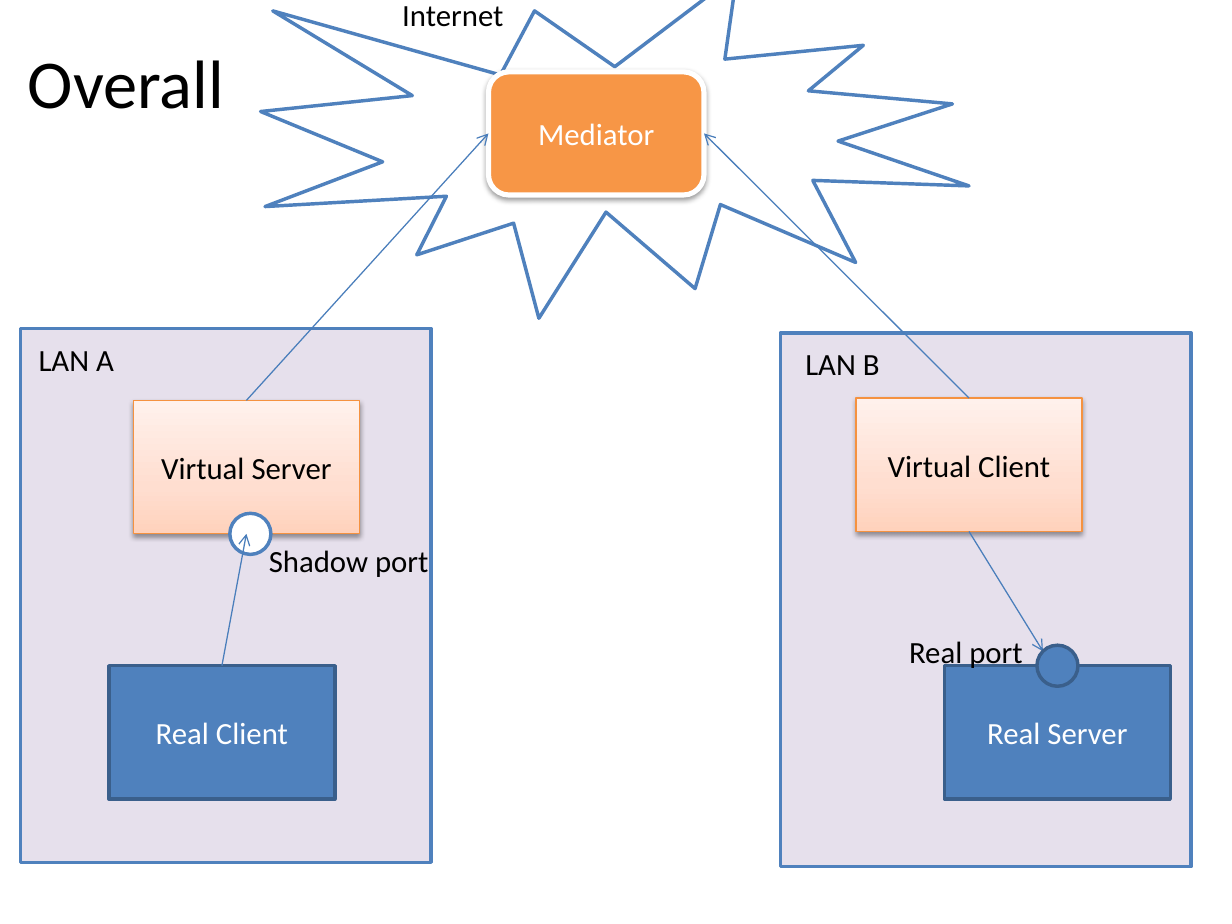
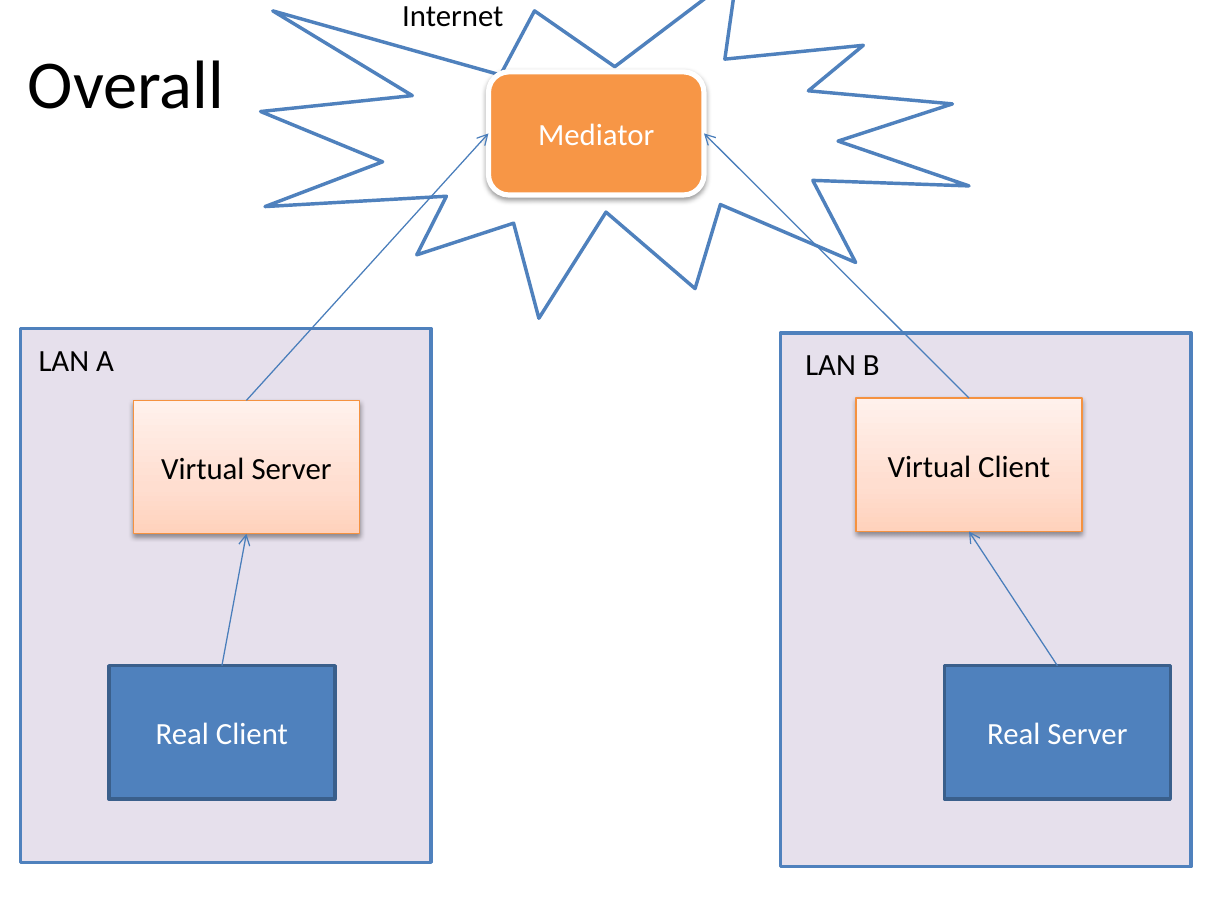
Before and after one commit to kouxing2000/ShadowPort, a slide deck: slide 1 of doc/shadow_port.pptx. Drawn at 1232x924 pixels with LibreOffice and Linux fonts; fonts in the diff are those of the drawing. Boxes give left, top, right and bottom in pixels: in the first picture for what was removed or moved away, otherwise in the second. Text is boxed around its words. In the diff, an @@ line names an element or a change of style, - is before the commit and + after.

```diff
--- a/doc/shadow_port.pptx
+++ b/doc/shadow_port.pptx
@@ ellipse removed at box(230, 514, 271, 554) @@
@@ arrow moved from (970, 531) - (1044, 652) to (1057, 665) - (970, 531) @@
@@ text removed at box(269, 550, 428, 577) @@
-Shadow port
@@ text removed at box(909, 641, 1022, 671) @@
-Real port
@@ ellipse removed at box(1037, 646, 1078, 686) @@
```
Also in this commit, not shown: 1 other slide changed, 16 other files.
